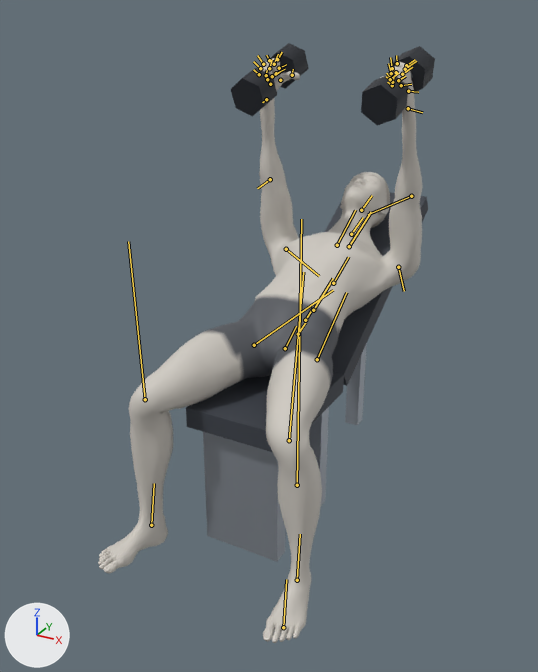
One commit to the glTF model exports/incline-dumbbell-hammer-press.glb: the scene before it, then after it.
Camera for both pictures: a camera (50 mm lens) standing at (0.993, -2.015, 1.569) and looking at (-0.07, -0.083, 0.602). Lighting does not change. The marker at lower left points along +X, +Y and +Z. The first picture is the older version. Both versions are drawn at frame 24 of the action 'incline-dumbbell-hammer-press'; the numbers are the values there. The bones that change, and the others that lie on the model, are drawn over the model as lines.
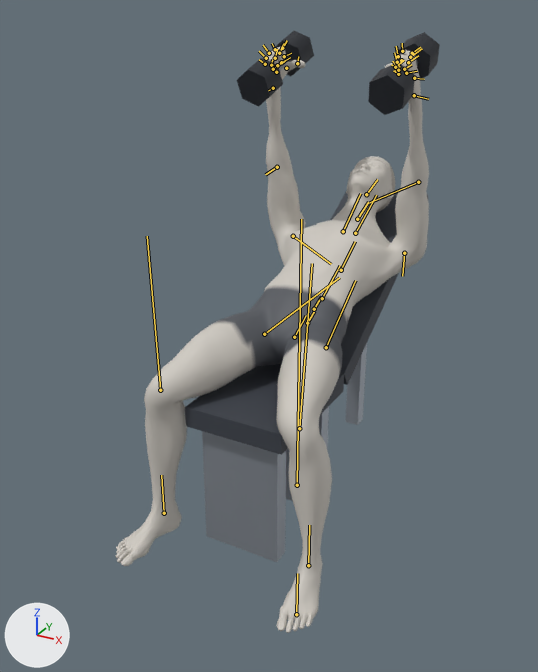
ob_dbl_right is not drawn itself; it is the parent of ob_mesh_1, ob_mesh_2, ob_mesh_3.
ob_dbr_right is not drawn itself; it is the parent of ob_mesh_4, ob_mesh_5, ob_mesh_6.
ob_props is not drawn itself; it is the parent of ob_bench.

What differs and where, as boxes [x1, y1, x2, y2] in the pictures (538 x 672 px):
'Mesh_0', posed
    before: [98, 58, 423, 643]
    after: [116, 47, 429, 633]
'Mesh_9', posed
    before: [203, 432, 285, 561]
    after: [202, 431, 286, 562]
'Mesh_7', posed
    before: [186, 372, 344, 452]
    after: [185, 363, 344, 455]
'Mesh_10', posed
    before: [325, 193, 428, 386]
    after: [331, 190, 428, 385]
'Mesh_3', posed
    before: [361, 73, 409, 126]
    after: [368, 62, 415, 115]
'Mesh_6', posed
    before: [231, 68, 277, 116]
    after: [237, 58, 283, 107]
'Mesh_2', posed
    before: [392, 46, 435, 92]
    after: [396, 32, 440, 78]
'Mesh_5', posed
    before: [270, 43, 309, 89]
    after: [275, 31, 314, 76]
'Mesh_11', posed
    before: [345, 343, 367, 425]
    after: [346, 344, 367, 425]
'Mesh_4', posed
    before: [273, 66, 285, 82]
    after: [279, 54, 291, 71]
bone 'pelvis', root to tip
    before: (285, 348) to (296, 326)
    after: (294, 337) to (306, 315)
bone 'spine_01', root to tip
    before: (298, 334) to (306, 322)
    after: (307, 323) to (314, 311)
bone 'spine_04', root to tip
    before: (333, 283) to (348, 257)
    after: (341, 270) to (355, 241)
bone 'upperarm_l', root to tip
    before: (398, 267) to (404, 291)
    after: (404, 253) to (402, 276)
bone 'hand_l', root to tip
    before: (408, 108) to (422, 112)
    after: (414, 95) to (428, 99)
bone 'upperarm_r', root to tip
    before: (286, 249) to (319, 276)
    after: (293, 236) to (331, 264)
bone 'hand_r', root to tip
    before: (266, 99) to (262, 102)
    after: (273, 88) to (268, 90)
bone 'neck_01', root to tip
    before: (351, 234) to (363, 217)
    after: (357, 219) to (368, 202)
bone 'thigh_l', root to tip
    before: (317, 359) to (346, 292)
    after: (326, 347) to (355, 280)
bone 'calf_l', root to tip
    before: (289, 440) to (303, 272)
    after: (299, 428) to (312, 263)
bone 'foot_l', root to tip
    before: (297, 580) to (300, 534)
    after: (308, 565) to (309, 525)
bone 'thigh_r', root to tip
    before: (254, 345) to (333, 290)
    after: (264, 334) to (339, 277)
bone 'calf_r', root to tip
    before: (145, 399) to (128, 241)
    after: (160, 390) to (147, 236)
bone 'foot_r', root to tip
    before: (151, 525) to (154, 483)
    after: (164, 513) to (161, 475)

The change, as a diff of the scene's bpy script:
```diff
--- a/exports/incline-dumbbell-hammer-press.glb.py
+++ b/exports/incline-dumbbell-hammer-press.glb.py
@@ bone_pelvis @@
 bone_pelvis = bpy.data.objects['Body'].pose.bones['pelvis']  # child of 'Root'
-bone_pelvis.location = (0.1, -0.396, 0.0)
+bone_pelvis.location = (0.032, -0.383, 0.0)
@@ bone_spine_01 @@
 bone_spine_01 = bpy.data.objects['Body'].pose.bones['spine_01']  # child of 'pelvis'
-bone_spine_01.rotation_quaternion = (0.997, 0.0, 0.0, 0.079)  # degrees (0, 0, 9)
+bone_spine_01.rotation_quaternion = (0.998, 0.0, 0.0, 0.058)  # degrees (0, 0, 7)
@@ bone_spine_04 @@
 bone_spine_04 = bpy.data.objects['Body'].pose.bones['spine_04']  # child of 'spine_03'
-bone_spine_04.rotation_quaternion = (1.0, 0.0, 0.0, -0.024)  # degrees (0, 0, -3)
+bone_spine_04.rotation_quaternion = (0.999, 0.0, 0.0, -0.039)  # degrees (0, 0, -4)
@@ bone_upperarm_l @@
 bone_upperarm_l = bpy.data.objects['Body'].pose.bones['upperarm_l']  # child of 'clavicle_l'
-bone_upperarm_l.rotation_quaternion = (0.604, 0.403, -0.594, 0.347)  # degrees (112, -85, -48)
+bone_upperarm_l.rotation_quaternion = (0.576, 0.474, -0.582, 0.323)  # degrees (127, -78, -58)
@@ bone_hand_l @@
 bone_hand_l = bpy.data.objects['Body'].pose.bones['hand_l']  # child of 'lowerarm_l'
-bone_hand_l.rotation_quaternion = (-0.562, 0.63, -0.414, -0.34)  # degrees (-108, 63, -18)
+bone_hand_l.rotation_quaternion = (-0.505, 0.663, -0.425, -0.352)  # degrees (-123, 64, -28)
@@ bone_upperarm_r @@
 bone_upperarm_r = bpy.data.objects['Body'].pose.bones['upperarm_r']  # child of 'clavicle_r'
-bone_upperarm_r.rotation_quaternion = (0.604, -0.403, 0.594, 0.347)  # degrees (-112, 85, -48)
+bone_upperarm_r.rotation_quaternion = (0.576, -0.474, 0.582, 0.323)  # degrees (-127, 78, -58)
@@ bone_hand_r @@
 bone_hand_r = bpy.data.objects['Body'].pose.bones['hand_r']  # child of 'lowerarm_r'
-bone_hand_r.rotation_quaternion = (0.562, 0.63, -0.414, 0.34)  # degrees (108, -63, -18)
+bone_hand_r.rotation_quaternion = (0.505, 0.663, -0.425, 0.352)  # degrees (123, -64, -28)
@@ bone_neck_01 @@
 bone_neck_01 = bpy.data.objects['Body'].pose.bones['neck_01']  # child of 'spine_04'
-bone_neck_01.rotation_quaternion = (0.999, 0.0, 0.0, 0.049)  # degrees (0, 0, 6)
+bone_neck_01.rotation_quaternion = (0.997, 0.0, 0.0, 0.073)  # degrees (0, 0, 8)
@@ bone_thigh_l @@
 bone_thigh_l = bpy.data.objects['Body'].pose.bones['thigh_l']  # child of 'pelvis'
-bone_thigh_l.rotation_quaternion = (0.979, 0.103, -0.012, 0.177)  # degrees (11, -3, 20)
+bone_thigh_l.rotation_quaternion = (0.981, 0.094, 0.003, 0.168)  # degrees (11, -1, 19)
@@ bone_calf_l @@
 bone_calf_l = bpy.data.objects['Body'].pose.bones['calf_l']  # child of 'thigh_l'
-bone_calf_l.rotation_quaternion = (0.762, -0.031, 0.082, -0.642)  # degrees (-9, 5, -81)
+bone_calf_l.rotation_quaternion = (0.772, -0.014, 0.067, -0.632)  # degrees (-6, 5, -79)
@@ bone_foot_l @@
 bone_foot_l = bpy.data.objects['Body'].pose.bones['foot_l']  # child of 'calf_l'
-bone_foot_l.rotation_quaternion = (0.996, 0.029, -0.049, 0.074)  # degrees (3, -6, 8)
+bone_foot_l.rotation_quaternion = (0.999, 0.024, -0.043, -0.007)  # degrees (3, -5, -1)
@@ bone_thigh_r @@
 bone_thigh_r = bpy.data.objects['Body'].pose.bones['thigh_r']  # child of 'pelvis'
-bone_thigh_r.rotation_quaternion = (0.979, -0.103, 0.012, 0.177)  # degrees (-11, 3, 20)
+bone_thigh_r.rotation_quaternion = (0.981, -0.094, -0.003, 0.168)  # degrees (-11, 1, 19)
@@ bone_calf_r @@
 bone_calf_r = bpy.data.objects['Body'].pose.bones['calf_r']  # child of 'thigh_r'
-bone_calf_r.rotation_quaternion = (0.762, 0.031, -0.082, -0.642)  # degrees (9, -5, -81)
+bone_calf_r.rotation_quaternion = (0.772, 0.014, -0.067, -0.632)  # degrees (6, -5, -79)
@@ bone_foot_r @@
 bone_foot_r = bpy.data.objects['Body'].pose.bones['foot_r']  # child of 'calf_r'
-bone_foot_r.rotation_quaternion = (0.996, -0.029, 0.049, 0.074)  # degrees (-3, 6, 8)
+bone_foot_r.rotation_quaternion = (0.999, -0.024, 0.043, -0.007)  # degrees (-3, 5, -1)
```
